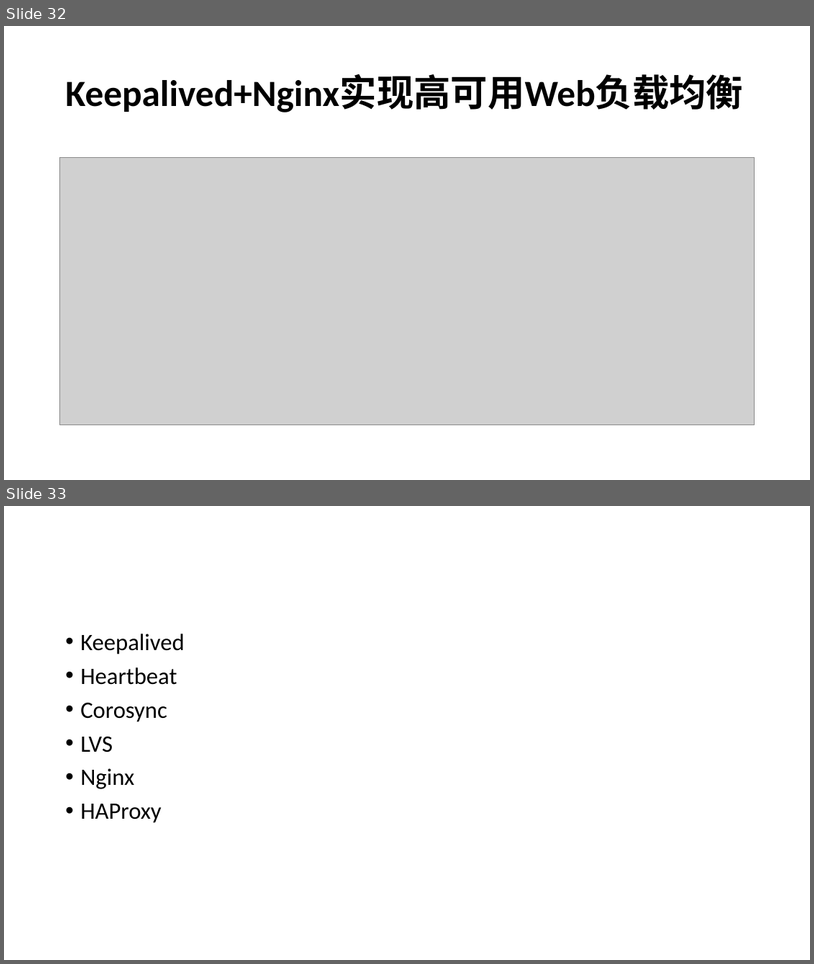
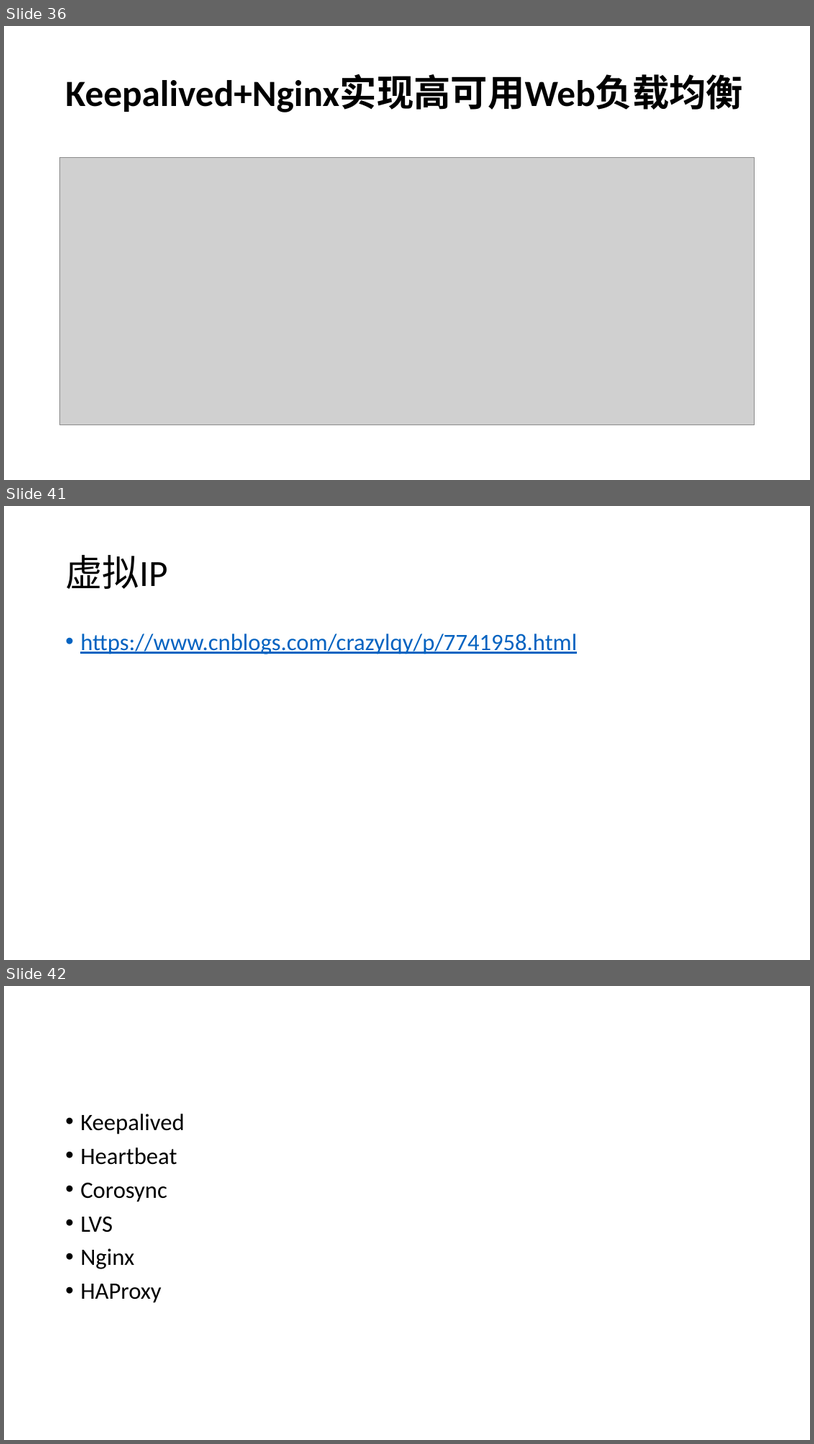
Before and after one commit to airuitian/MicroService, a slide deck: spring-cloud/Nginx.pptx. Shown one above the other, each under a label of ours: slides 32 and 33 before the commit, slides 36, 41 and 42 after it; the slides between them are not shown. The pictures are 814x964 and 814x1444 pixels, drawn with LibreOffice and Linux fonts; fonts in the diff are those of the drawing; grey boxes stand for pictures. Boxes give left, top, right and bottom in pixels: in the first picture for what was removed or moved away, otherwise in the second. Text is boxed around its words. In the diff, an @@ line names an element or a change of style, - is before the commit and + after.

```diff
--- a/spring-cloud/Nginx.pptx
+++ b/spring-cloud/Nginx.pptx
@@ slide 41 added at bbox=[4, 506, 810, 960], background #FFFFFF @@
@@ title added at bbox=[65, 555, 167, 589], 44 pt, text #000000 @@
+虚拟IP
@@ text added at bbox=[80, 633, 577, 654], 28 pt, text #0563C1, underline @@
+• https://www.cnblogs.com/crazylqy/p/7741958.html
@@ what was slide 32 is now slide 36 @@
@@ what was slide 33 is now slide 42 @@
```
Also in this commit, not shown: 1 slide changed, 8 other slides added, 19 other files.
